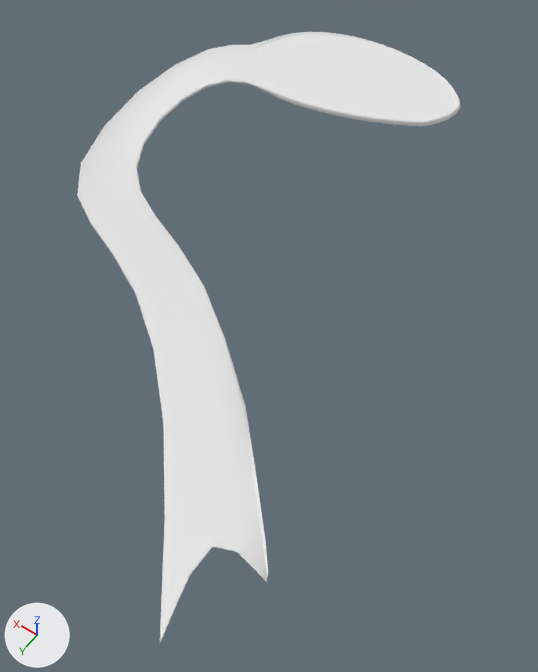
Before and after pictures for a commit that changed the OBJ model assets/models/Gas Station/road.obj.
Rendered twice from a camera (50 mm lens) standing at (-50.3, 94.2, 63.2) and looking at (-16.0, 46.2, -12.3). Every picture has the same lights, and +X, +Y and +Z are marked at lower left. Where no turn or scale is listed for an object, it has been applied to the vertices.

Objects in the first picture: 'Road-col'.
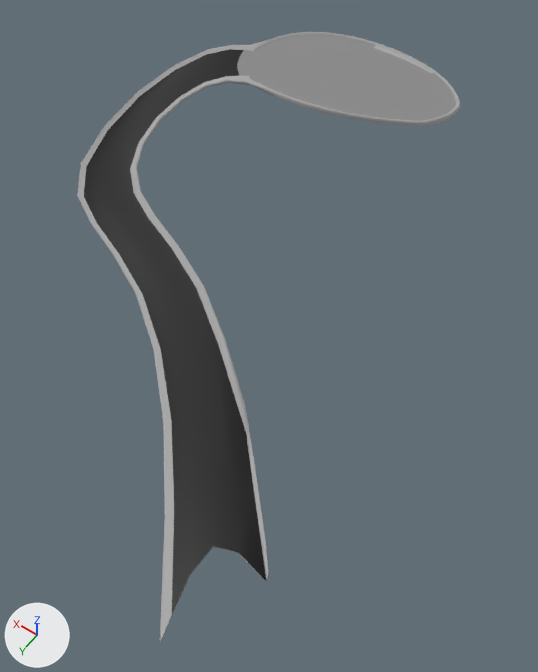
Boxes (x1, y1, x2, y2) around the edits, measured in the pictures (538 x 672 px):
'Road-col', recoloured, surface changed (white to grey): (77, 32, 460, 643) in both

Diff of the bpy script that builds the scene:
```diff
--- a/assets/models/Gas Station/road.obj.py
+++ b/assets/models/Gas Station/road.obj.py
@@ mat_material_005 @@
 mat_material_005 = principled_material('Material.005')
-mat_material_005.base_color = (0.8, 0.8, 0.8)  # white #e7e7e7
+mat_material_005.base_color = (0.396, 0.396, 0.396)  # grey #a9a9a9
 mat_material_005.roughness = 1.0
@@ mat_material_002 @@
 mat_material_002 = principled_material('Material.002')
-mat_material_002.base_color = (0.8, 0.8, 0.8)  # white #e7e7e7
+mat_material_002.base_color = (0.258, 0.258, 0.258)  # grey #8b8b8b
 mat_material_002.roughness = 1.0
@@ mat_material_006 @@
 mat_material_006 = principled_material('Material.006')
-mat_material_006.base_color = (0.8, 0.8, 0.8)  # white #e7e7e7
-mat_material_006.roughness = 1.0
+mat_material_006.base_color = (0.0, 0.0, 0.0)  # black #000000
```
